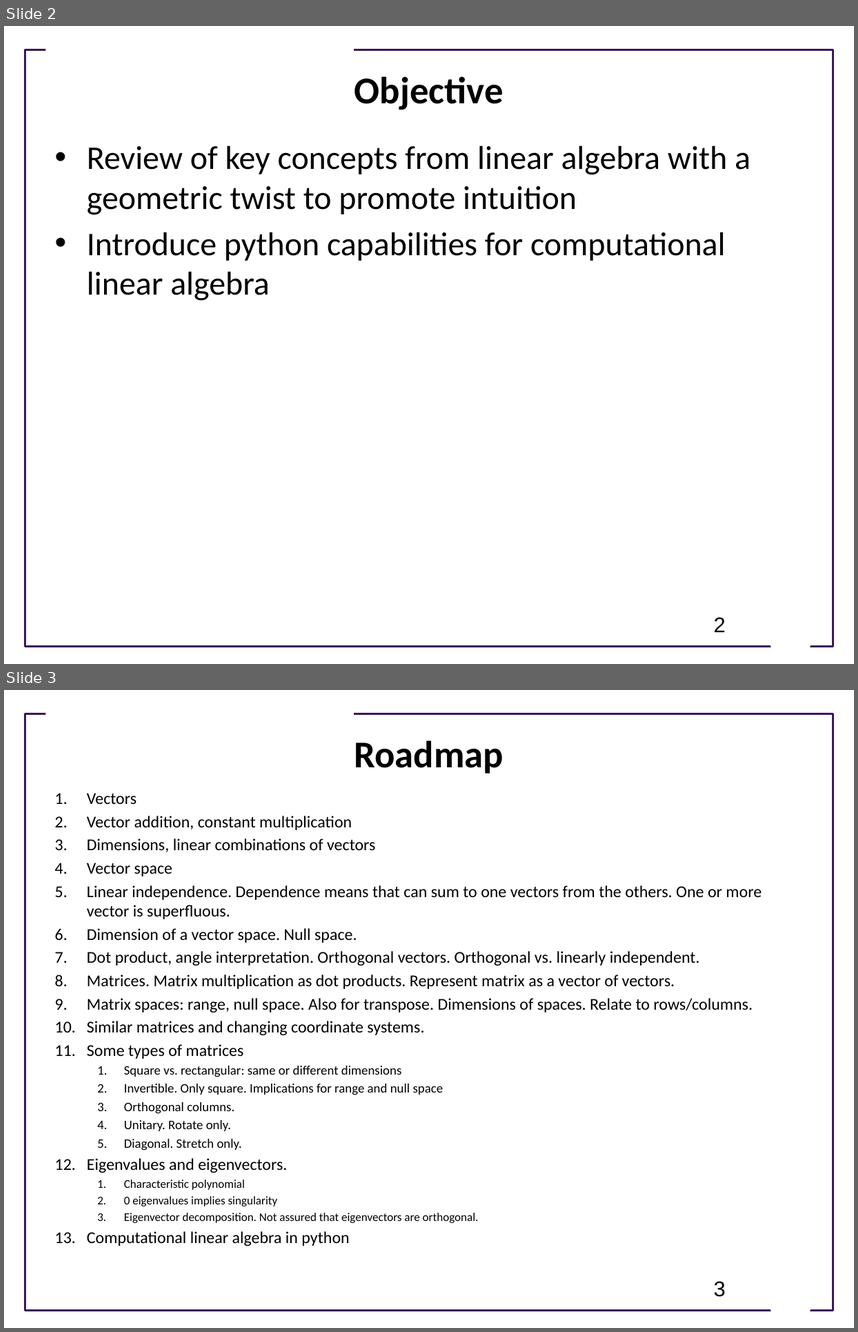
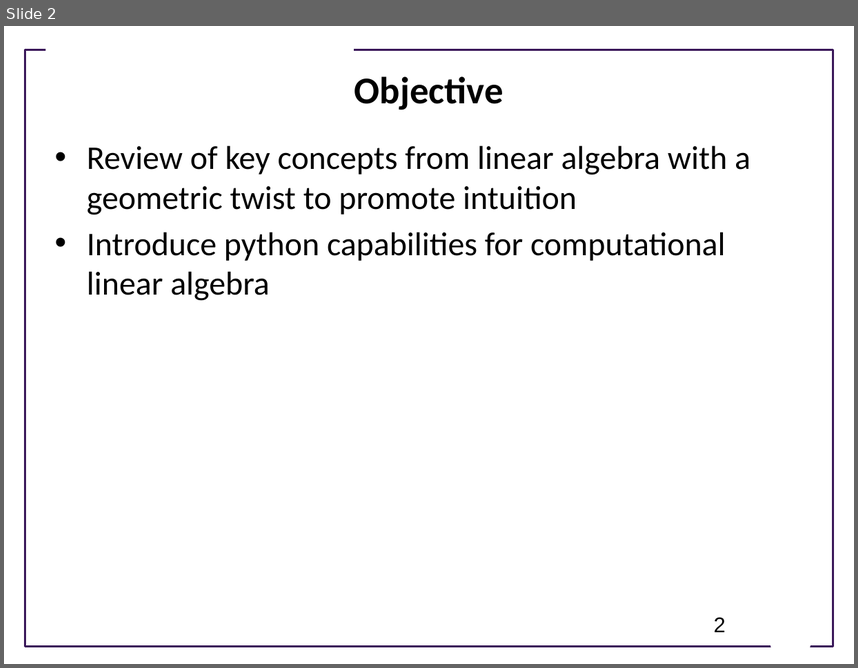
Before and after one commit to joseph-hellerstein/advanced-controls-lectures, a slide deck: Lecture_4-Geometric-Linear-Algebra/Geometric-Linear-Algebra.pptx. Shown one above the other, each under a label of ours: slides 2 and 3 before the commit, slide 2 after it. The pictures are 858x1332 and 858x668 pixels, drawn with LibreOffice and Linux fonts; fonts in the diff are those of the drawing; background and template pictures are left out. Boxes give left, top, right and bottom in pixels: in the first picture for what was removed or moved away, otherwise in the second. Text is boxed around its words. In the diff, an @@ line names an element or a change of style, - is before the commit and + after.

```diff
--- a/Lecture_4-Geometric-Linear-Algebra/Geometric-Linear-Algebra.pptx
+++ b/Lecture_4-Geometric-Linear-Algebra/Geometric-Linear-Algebra.pptx
@@ slide 3 removed at [4, 690, 854, 1328], background #FFFFFF; not listed: 3 template elements that a slide beside it also shows @@
@@ title removed at [354, 740, 504, 773] @@
-Roadmap
@@ text removed at [87, 793, 762, 1206] @@
-1. Vectors
-2. Vector addition, constant multiplication
-3. Dimensions, linear combinations of vectors
-4. Vector space
-5. Linear independence. Dependence means that can sum to one vectors from the others. One or more vector is superfluous.
-6. Dimension of a vector space. Null space.
-7. Dot product, angle interpretation. Orthogonal vectors. Orthogonal vs. linearly independent.
-8. Matrices. Matrix multiplication as dot products. Represent matrix as a vector of vectors.
-9. Matrix spaces: range, null space. Also for transpose. Dimensions of spaces. Relate to rows/columns.
-10. Similar matrices and changing coordinate systems.
-11. Some types of matrices
-  1. Square vs. rectangular: same or different dimensions
-  2. Invertible. Only square. Implications for range and null space
-  3. Orthogonal columns.
-  4. Unitary. Rotate only.
-  5. Diagonal. Stretch only.
-12. Eigenvalues and eigenvectors.
-  1. Characteristic polynomial
-  2. 0 eigenvalues implies singularity
-  3. Eigenvector decomposition. Not assured that eigenvectors are orthogonal.
-13. Computational linear algebra in python
@@ page number removed at [714, 1281, 726, 1297] @@
-3
```
Also in this commit, not shown: 8 slides changed, 3 slides added, 8 other slides removed.
